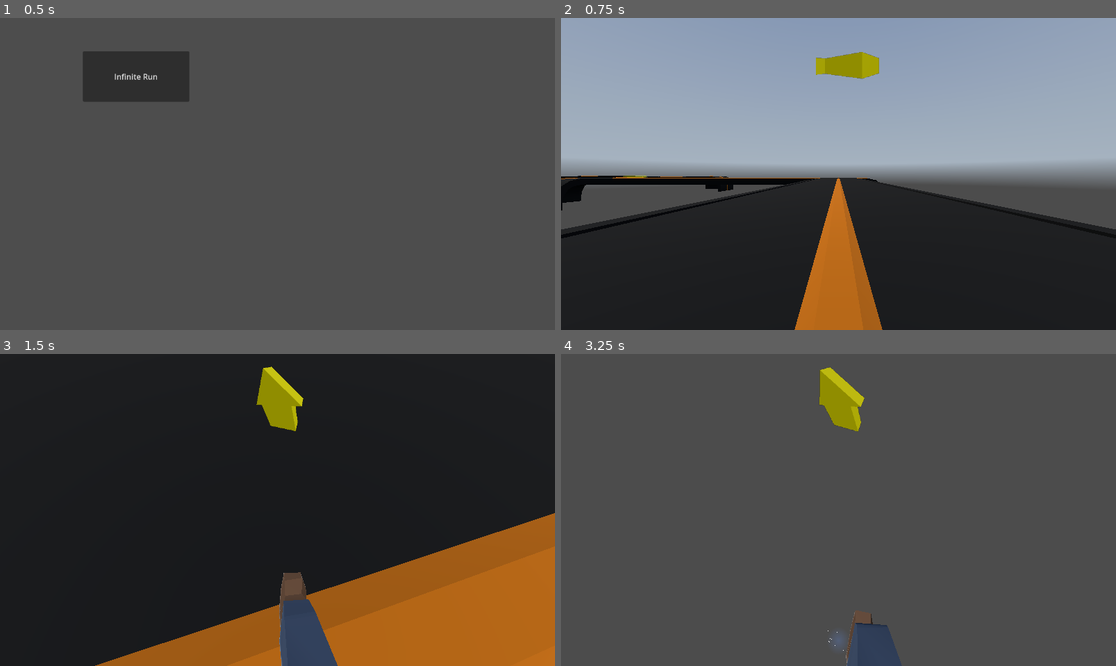
Above: before the commit, frames 1-4 (two rows, left to right).
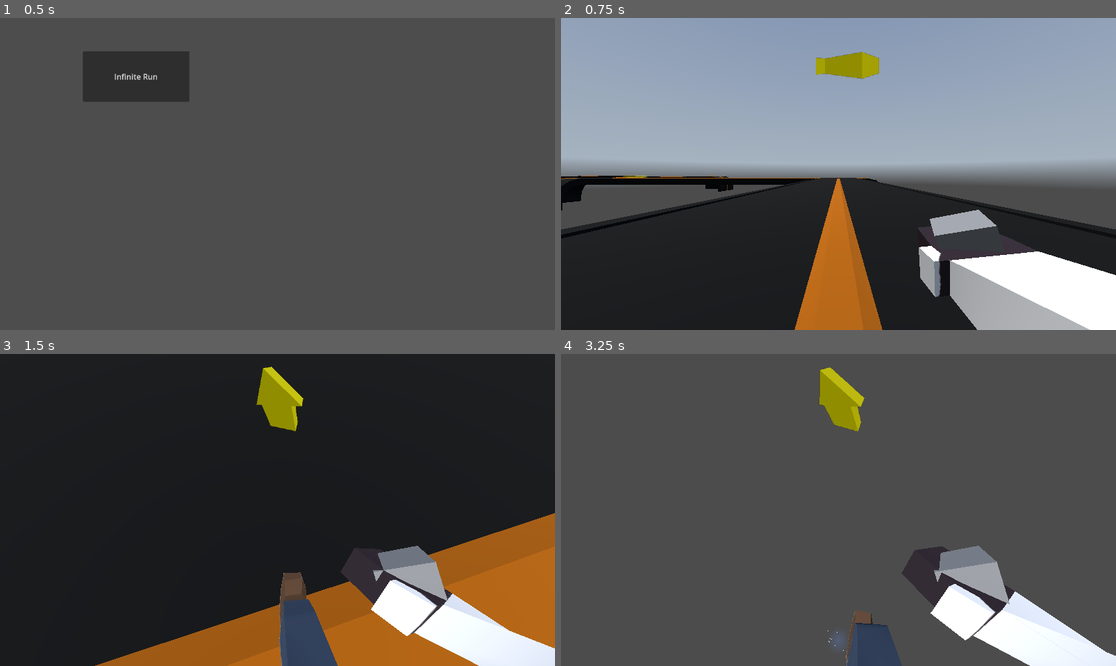
Above: after the commit, the same moments.

Repository: dairycultist/CityZoomer
Game: Godot game, scene res://title.tscn
The game is run twice, just before and just after one commit, with the same random seed, the same clock (stepped at 60 frames per second) and the same inputs. A sky picture missing from this copy of the repository is replaced by a grey-blue gradient.
Inputs (mouse positions are in pixels of both pictures, inside the frame that each line leads up to):
- Up to frame 1 (0.5 s): no input
- Up to frame 2 (0.75 s): click "Infinite Run" at 0.5 s
- Up to frame 3 (1.5 s): tap Enter at 1.25 s; move the mouse to (305, 510) at 1.27 s; hold W (walk_up) from 1.28 s (still down)
- Up to frame 4 (3.25 s): keep holding W (walk_up); tap Space (jump) at 1.52, 2.27 s; move the mouse to (810, 510) at 2.02 s; move the mouse to (849, 503) at 2.77 s

Frame 1 is identical in both runs. In frame 2, 9.0% of the frame differs, in the area x 64-100%, y 61-100%; in frame 3, 6.4%; in frame 4, 6.9%.

Commit message:
Rudimentary IK

Diff:
--- a/player/player.tscn
+++ b/player/player.tscn
@@ -1,12 +1,16 @@
-[gd_scene load_steps=5 format=3 uid="uid://ng6xdry7dssv"]
+[gd_scene load_steps=7 format=3 uid="uid://ng6xdry7dssv"]
 
 [ext_resource type="Script" uid="uid://db4nmoieo5cus" path="res://player/player_controller.gd" id="1_4flbx"]
 [ext_resource type="Script" uid="uid://c27tby00a66ku" path="res://button_change_scene.gd" id="2_i3pqv"]
 [ext_resource type="PackedScene" uid="uid://dn57dgaxtdv5l" path="res://player/mercenary.glb" id="3_g1dw6"]
+[ext_resource type="Script" uid="uid://dmqo4dp3p2hje" path="res://player/start_ik.gd" id="4_yw30f"]
 
 [sub_resource type="CapsuleShape3D" id="CapsuleShape3D_mlf6e"]
 radius = 0.294356
 height = 1.7
+
+[sub_resource type="BoxMesh" id="BoxMesh_yw30f"]
+size = Vector3(0.1, 0.1, 0.1)
 
 [node name="Player" type="CharacterBody3D"]
 transform = Transform3D(-1, 0, -8.74228e-08, 0, 1, 0, 8.74228e-08, 0, -1, 0, 0, 0)
@@ -19,6 +23,12 @@
 [node name="Camera3D" type="Camera3D" parent="."]
 transform = Transform3D(1, 0, 0, 0, 1, 0, 0, 0, 1, 0, 1.5, 0)
 cull_mask = 1048063
+
+[node name="IKTarget" type="Node3D" parent="Camera3D"]
+transform = Transform3D(0.89556, 0.297316, 0.33102, 0.276194, -0.954751, 0.110308, 0.348838, -0.0073619, -0.937154, 0.255, -0.144, -0.409)
+
+[node name="MeshInstance3D" type="MeshInstance3D" parent="Camera3D/IKTarget"]
+mesh = SubResource("BoxMesh_yw30f")
 
 [node name="PauseMenu" type="Control" parent="."]
 layout_mode = 3
@@ -64,3 +74,22 @@
 
 [node name="Model" parent="." instance=ExtResource("3_g1dw6")]
 transform = Transform3D(-1, 0, 8.74228e-08, 0, 1, 0, -8.74228e-08, 0, -1, 0, 0, 0.3)
+
+[node name="Skeleton3D" parent="Model/Armature" index="0"]
+bones/0/position = Vector3(6.42088e-23, -0.0868918, 2.97418e-09)
+bones/9/rotation = Quaternion(0.971058, 0.0257822, 0.123418, -0.202856)
+bones/10/rotation = Quaternion(-0.00778607, -0.0751667, 0.032141, 0.996622)
+bones/11/rotation = Quaternion(-0.851707, -7.34909e-08, 1.84842e-08, 0.524018)
+bones/12/rotation = Quaternion(0.950208, -0.0229632, 0.0721869, 0.302269)
+bones/13/rotation = Quaternion(0.231786, -5.66995e-07, 3.13284e-07, 0.972767)
+bones/14/rotation = Quaternion(-0.656368, 4.68084e-07, 1.2447e-07, 0.754441)
+
+[node name="SkeletonIK3D" type="SkeletonIK3D" parent="Model/Armature/Skeleton3D" index="1"]
+root_bone = &"RArm"
+tip_bone = &"RTipIK"
+use_magnet = true
+magnet = Vector3(-3.38, 0, 0)
+target_node = NodePath("../../../../Camera3D/IKTarget")
+script = ExtResource("4_yw30f")
+
+[editable path="Model"]
--- /dev/null
+++ b/player/start_ik.gd
@@ -0,0 +1,6 @@
+@tool
+
+extends SkeletonIK3D
+
+func _ready() -> void:
+	start()
Binary file changed: player/mercenary.glb
Not shown, added: player/start_ik.gd.uid
